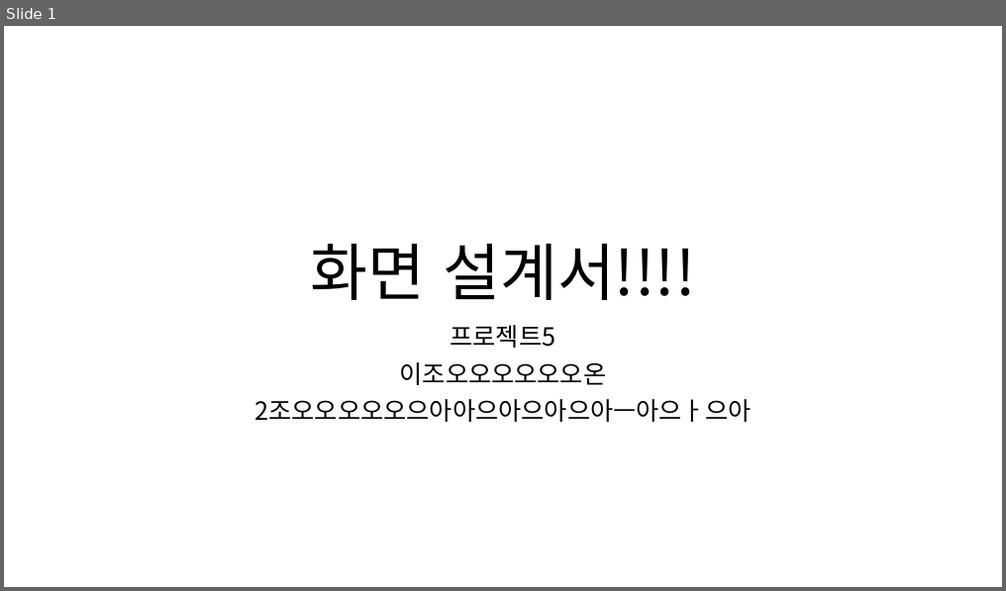
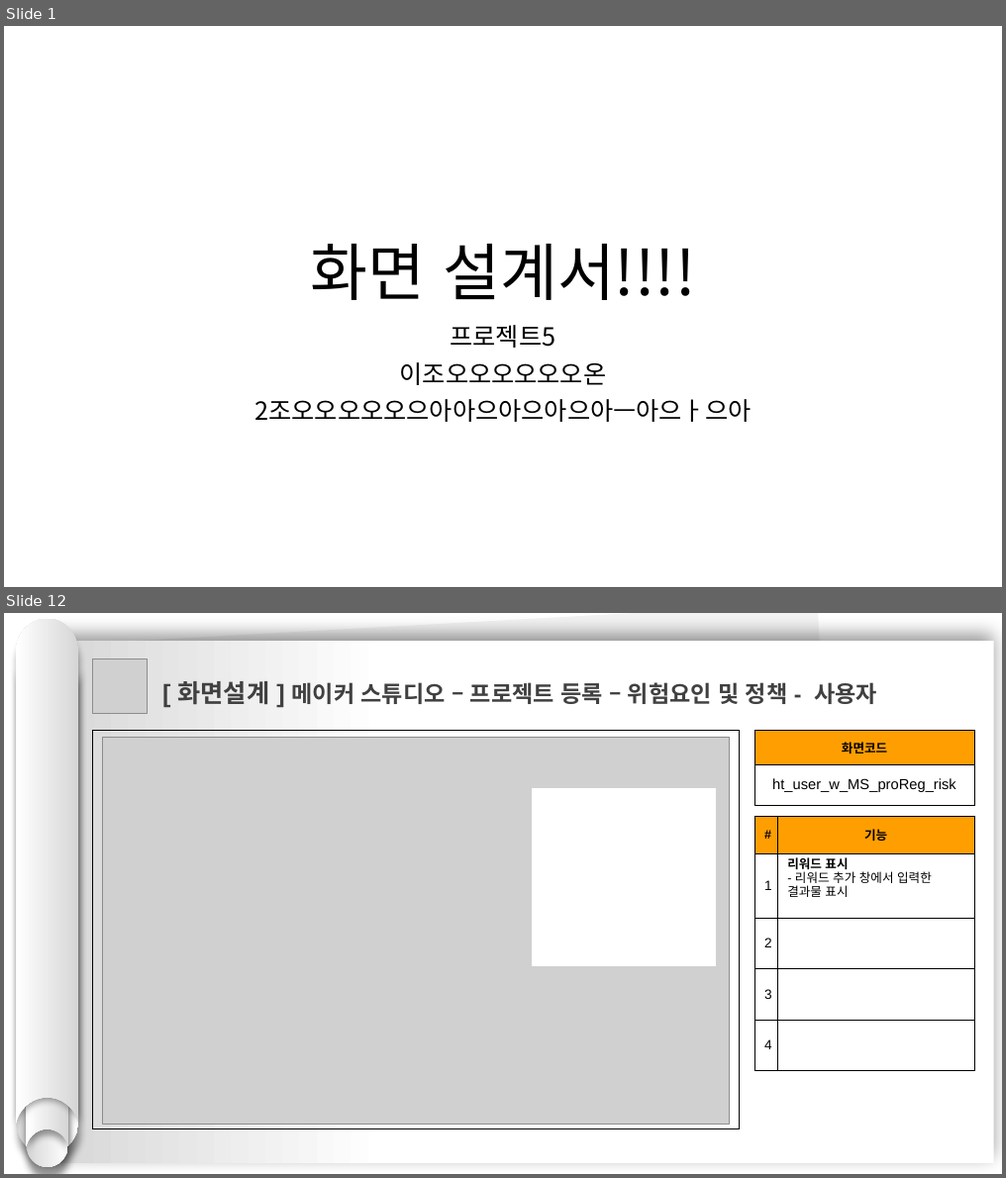
Before and after one commit to hhsw07/ezen-academy-projects, a slide deck: 0 발표용 파워포인트/0529 4차발표/0529 project06 - 파워포인트 - 현태.pptx. Shown one above the other, each under a label of ours: slide 1 before the commit, slides 1 and 12 after it; the slides between them are not shown. The pictures are 1006x591 and 1006x1178 pixels, drawn with LibreOffice and Linux fonts; fonts in the diff are those of the drawing; grey boxes stand for pictures. Boxes give left, top, right and bottom in pixels: in the first picture for what was removed or moved away, otherwise in the second. Text is boxed around its words. In the diff, an @@ line names an element or a change of style, - is before the commit and + after.

```diff
--- a/0 발표용 파워포인트/0529 4차발표/0529 project06 - 파워포인트 - 현태.pptx
+++ b/0 발표용 파워포인트/0529 4차발표/0529 project06 - 파워포인트 - 현태.pptx
@@ slide 12 added at (x1=4, y1=613, x2=1002, y2=1174), background #FFFFFF @@
@@ group added at (x1=16, y1=619, x2=79, y2=1167): 4 freeform shapes @@
@@ rectangle added at (x1=43, y1=641, x2=994, y2=1164), fill gradient #FFFFFF to #D7D7D7 @@
@@ rectangle added at (x1=58, y1=613, x2=846, y2=1154), fill #F2F2F2 @@
@@ picture added at (x1=92, y1=659, x2=147, y2=713) @@
@@ text added at (x1=177, y1=681, x2=877, y2=704), 22 pt, text #404040, bold @@
+[ 화면설계 ] 메이커 스튜디오 – 프로젝트 등록 – 위험요인 및 정책 - 사용자
@@ rectangle added at (x1=92, y1=731, x2=739, y2=1130), outline #000000 0.75 pt @@
@@ table added at (x1=754, y1=731, x2=975, y2=805), 2 rows, 1 columns @@
+화면코드
+ht_user_w_MS_proReg_risk
@@ picture added at (x1=103, y1=737, x2=730, y2=1124) @@
@@ rectangle added at (x1=533, y1=789, x2=716, y2=965), fill #FFFFFF, outline #FFFFFF 1 pt @@
@@ table added at (x1=754, y1=816, x2=975, y2=1070), 5 rows, 2 columns @@
+# | 기능
+1 | 리워드 표시 / - 리워드 추가 창에서 입력한 결과물 표시
+2 | 
+3 | 
+4 | 
```
Also in this commit, not shown: 28 other slides added, 6 other files.
